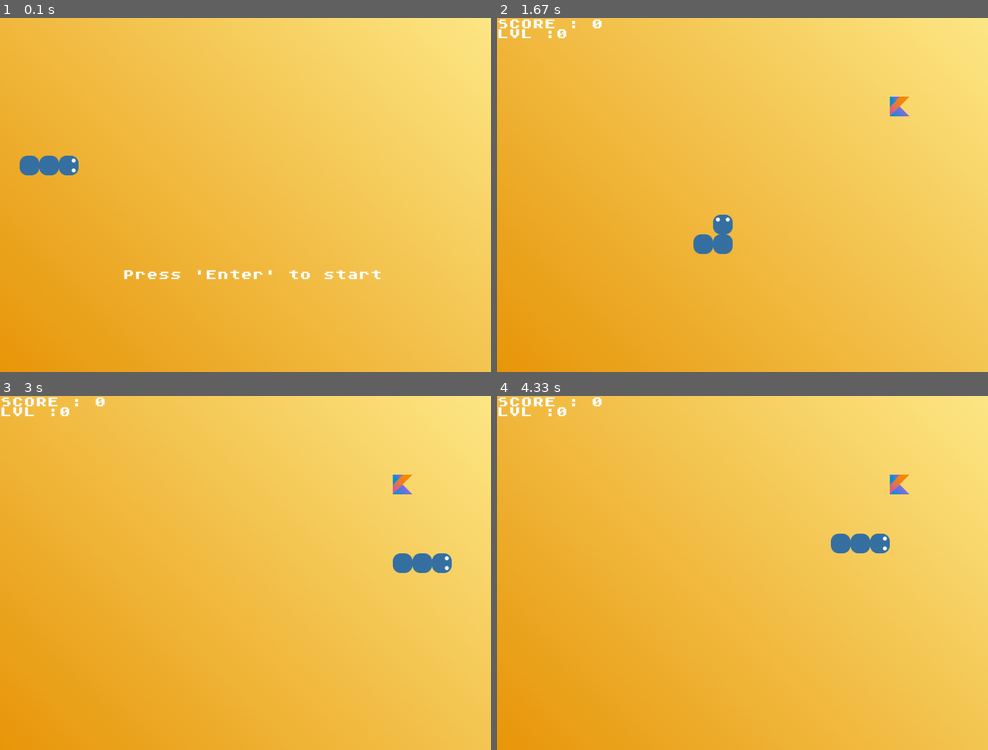
Above: before the commit, frames 1-4 (two rows, left to right).
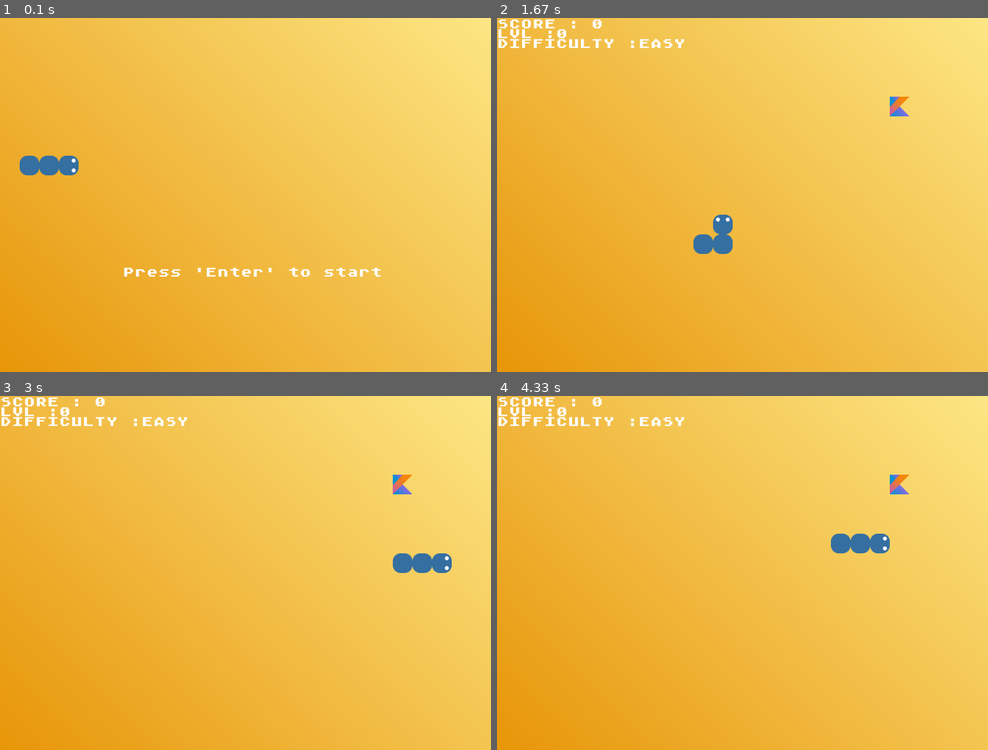
Above: after the commit, the same moments.

Repository: alexanderchainsaw/pygameHungryPythonOld
Game: pygame game, started from main.py
The game is run twice, just before and just after one commit, with the same random seed, the same clock (stepped at 60 frames per second) and the same inputs.
Inputs:
- Up to frame 1 (0.1 s): no input
- Up to frame 2 (1.67 s): tap Enter at 0.33 s; tap S at 0.67 s; hold Right 1.07-1.53 s; hold Up from 1.57 s (still down)
- Up to frame 3 (3 s): release Up at 1.87 s; hold Right 1.9-2.37 s; hold Left 2.4-2.93 s; hold Down from 2.97 s (still down)
- Up to frame 4 (4.33 s): release Down at 3.27 s; hold Left 3.3-3.7 s; hold Up 3.73-4.1 s; hold Right from 4.13 s (still down)

The runs differ from the first frame. In frame 1, 0.6% of the frame differs, in the area x 25-78%, y 70-74%; in frame 2, 0.4%; in frame 3, 0.4%; in frame 4, 0.4%.

Commit message:
moved text display into separate module

Diff:
--- a/main.py
+++ b/main.py
@@ -7,6 +7,7 @@
 
 import assets
 import levels
+import text_display
 
 WIDTH, HEIGHT = 1000, 720
 SQUARE_SIZE = 40
@@ -14,13 +15,8 @@
 SQUARES_Y = (HEIGHT//SQUARE_SIZE) - 1  # = 17
 FOOD_FOR_PYTHON = assets.FOOD_FOR_PYTHON
 game_time = pygame.time.Clock()
-lvlup_points = 500  # points for level up
+lvlup_points = 200  # points for level up
 LEVELS = (levels.zero, levels.one, levels.two, levels.three, levels.four)
-
-
-def print_text(screen, font, x, y, text, font_color=(255, 255, 255)):
-    imgtext = font.render(text, True, font_color)
-    screen.blit(imgtext, (x, y))
 
 
 def init_snake():
@@ -45,7 +41,6 @@
     screen = pygame.display.set_mode((WIDTH, HEIGHT))
     pygame.display.set_caption('Hungry Python')
     head_position = assets.HEAD_RIGHT
-    main_font = pygame.font.Font('Assets/AtariClassic-gry3.ttf', 24)
     snake = init_snake()
     lvl = 0
     obstacles = LEVELS[lvl]
@@ -57,6 +52,7 @@
     score = 0
     flag = True  # preventing a bug ( simultaneous key presses causing game over )
     speed = 10  # difficulty (higher = faster)
+    streak = 0
     while True:
         obstacles = LEVELS[lvl]
         screen.blit(assets.BACKGROUND, (0, 0))
@@ -74,6 +70,7 @@
                         pos = (1, 0)
                         head_position = assets.HEAD_RIGHT
                         speed += 2
+                        streak += 1
                         won = False
                     elif lost:
                         flag, running = True, True
@@ -84,6 +81,7 @@
                         score = 0
                         lvl = 0
                         speed = 10
+                        streak = 0
                     else:
                         flag, running = True, True
                         snake = init_snake()
@@ -186,30 +184,8 @@
             pygame.draw.rect(screen, (100, 100, 100),
                              (obstacle[0] * SQUARE_SIZE, obstacle[1] * SQUARE_SIZE, SQUARE_SIZE, SQUARE_SIZE))
 
-        if running:
-            print_text(screen, main_font, 0, 0, f'SCORE : {score}')
-            print_text(screen, main_font, 0, 20, f'LVL :{lvl}')
-        if not running:
-            if won:
-                print_text(screen, main_font, WIDTH // 2 - 100,
-                           HEIGHT // 2, 'VICTORY')
-            if lost:
-                print_text(screen, main_font, WIDTH // 2 - 100,
-                           HEIGHT // 2, 'GAME OVER')
-                print_text(screen, main_font, WIDTH // 2 - 150,
-                           HEIGHT // 2 + 75, f'SCORE : {score}')
-                print_text(screen, main_font, WIDTH // 2 - 100,
-                           HEIGHT // 2 + 110, f'LVL : {lvl}')
-        if not running:
-            if won:
-                phrase = 'repeat'
-            else:
-                if lvl < 1:
-                    phrase = 'start'
-                else:
-                    phrase = 'continue'
-            print_text(screen, main_font, WIDTH // 2 - 250,
-                       HEIGHT // 2 + 150, f"Press 'Enter' to {phrase}")
+        text_display.display_text(running, won, lost, lvl, score, screen, HEIGHT, WIDTH, streak)
+
         pygame.display.update()
         game_time.tick(speed)
 
--- /dev/null
+++ b/text_display.py
@@ -0,0 +1,43 @@
+import pygame
+
+
+def print_text(screen, font, x, y, text, font_color=(255, 255, 255)):
+    imgtext = font.render(text, True, font_color)
+    screen.blit(imgtext, (x, y))
+
+
+def display_text(running, won, lost, lvl, score, screen, HEIGHT, WIDTH, streak):
+    difficulties = 'EASY MEDIUM HARD INSANE UNWINNABLE ??????'.split()
+    if streak < 5:
+        diff = streak
+    else:
+        diff = 5
+    main_font = pygame.font.Font('Assets/AtariClassic-gry3.ttf', 24)
+    if running:
+        print_text(screen, main_font, 0, 0, f'SCORE : {score}')
+        print_text(screen, main_font, 0, 20, f'LVL :{lvl}')
+        print_text(screen, main_font, 0, 40, f'DIFFICULTY :{difficulties[diff]}')
+    if not running:
+        if won:
+            print_text(screen, main_font, WIDTH // 2 - 100,
+                       HEIGHT // 2, 'VICTORY')
+        if lost:
+            if streak:
+                print_text(screen, main_font, WIDTH // 2 - 250,
+                           HEIGHT // 2 + 30, f'WINS IN A ROW : {streak}')
+            print_text(screen, main_font, WIDTH // 2 - 125,
+                       HEIGHT // 2 - 35, 'GAME OVER')
+            print_text(screen, main_font, WIDTH // 2 - 150,
+                       HEIGHT // 2 + 65, f'SCORE : {score}')
+            print_text(screen, main_font, WIDTH // 2 - 100,
+                       HEIGHT // 2 + 95, f'LVL : {lvl}')
+    if not running:
+        if won:
+            phrase = 'repeat'
+        else:
+            if lvl < 1:
+                phrase = 'start'
+            else:
+                phrase = 'continue'
+        print_text(screen, main_font, WIDTH // 2 - 250,
+                   HEIGHT // 2 + 145, f"Press 'Enter' to {phrase}")
